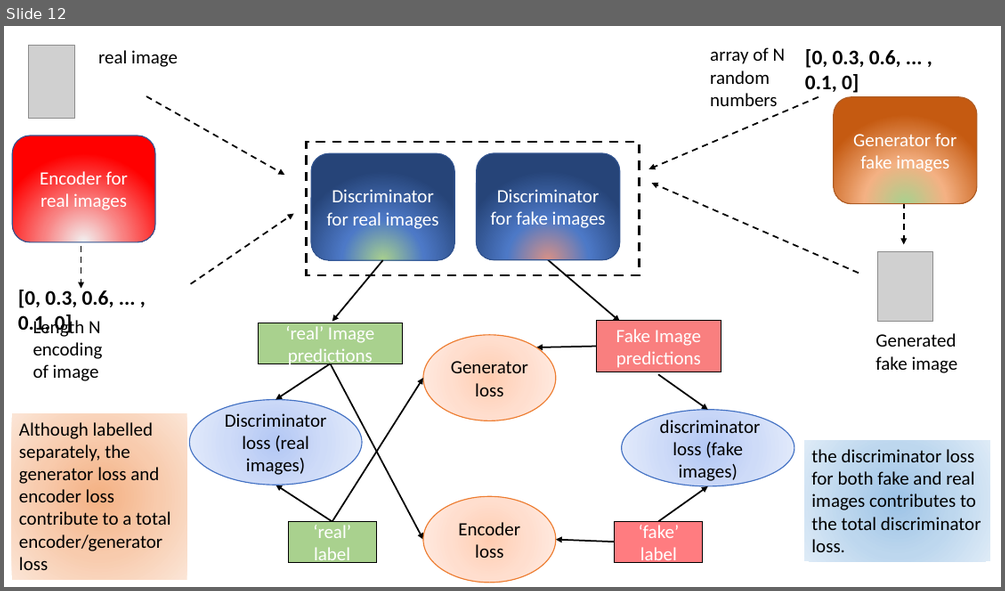
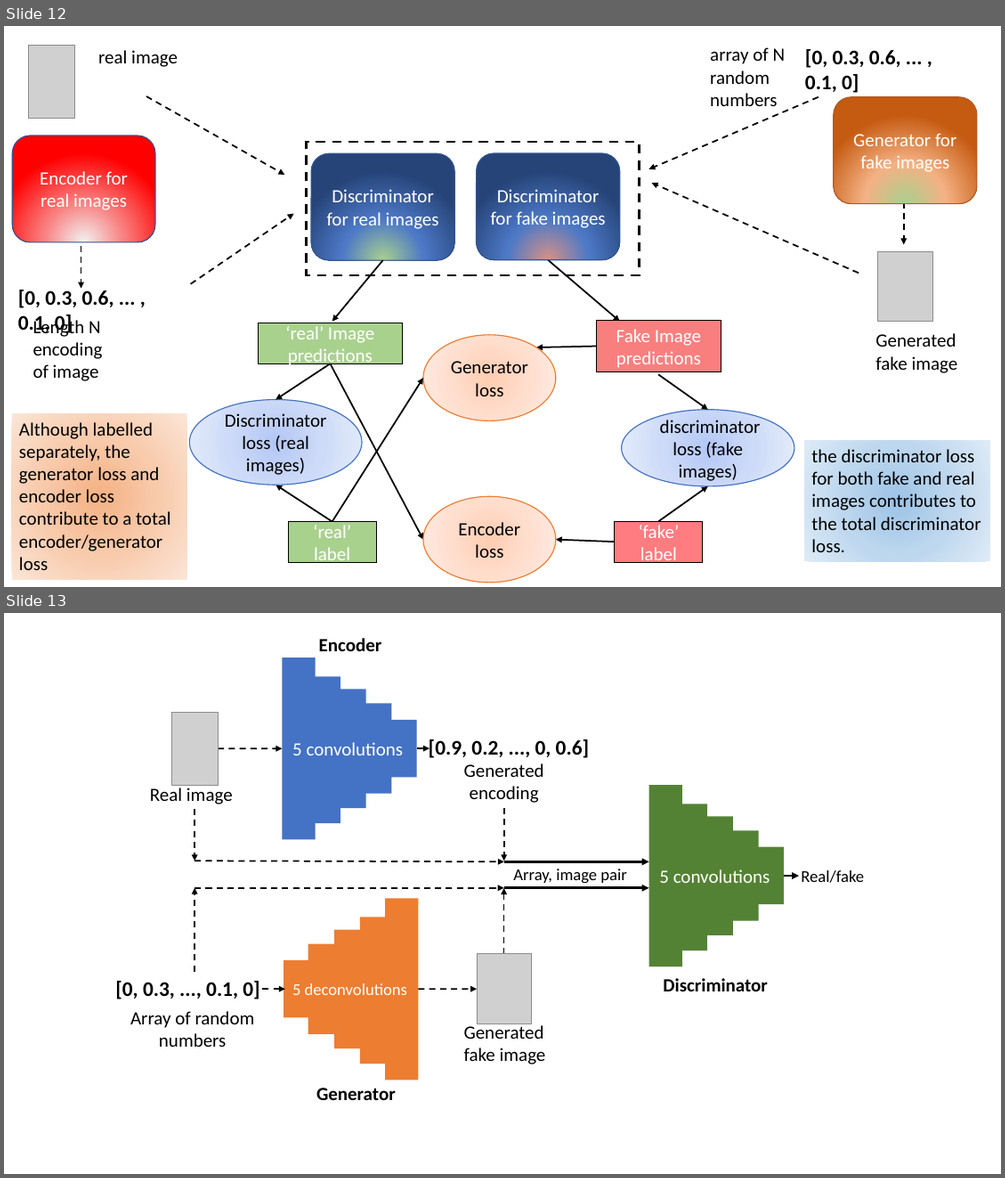
Before and after one commit to SebStrug/ML-for-Chinese-Calligraphy, a slide deck: Compiled graphs.pptx. Shown one above the other, each under a label of ours: slide 12 before the commit, slides 12 and 13 after it. The pictures are 1005x591 and 1005x1178 pixels, drawn with LibreOffice and Linux fonts; fonts in the diff are those of the drawing; grey boxes stand for pictures. Boxes give left, top, right and bottom in pixels: in the first picture for what was removed or moved away, otherwise in the second. Text is boxed around its words. In the diff, an @@ line names an element or a change of style, - is before the commit and + after.

Commit message:
Made BiGAN diagram

```diff
--- a/Compiled graphs.pptx
+++ b/Compiled graphs.pptx
@@ slide 13 added at [4, 613, 1001, 1174], background #FFFFFF @@
@@ group added at [115, 638, 864, 1100]: 15 rectangles, 14 texts, 13 arrows, 2 pictures @@
+5 deconvolutions
+Generated fake image
+Real image
+Array of random numbers
+[0, 0.3, ..., 0.1, 0]
+Generator
+Encoder
+5 convolutions
+[0.9, 0.2, ..., 0, 0.6]
+Generated encoding
+5 convolutions
+Discriminator
+Array, image pair
+Real/fake
```
